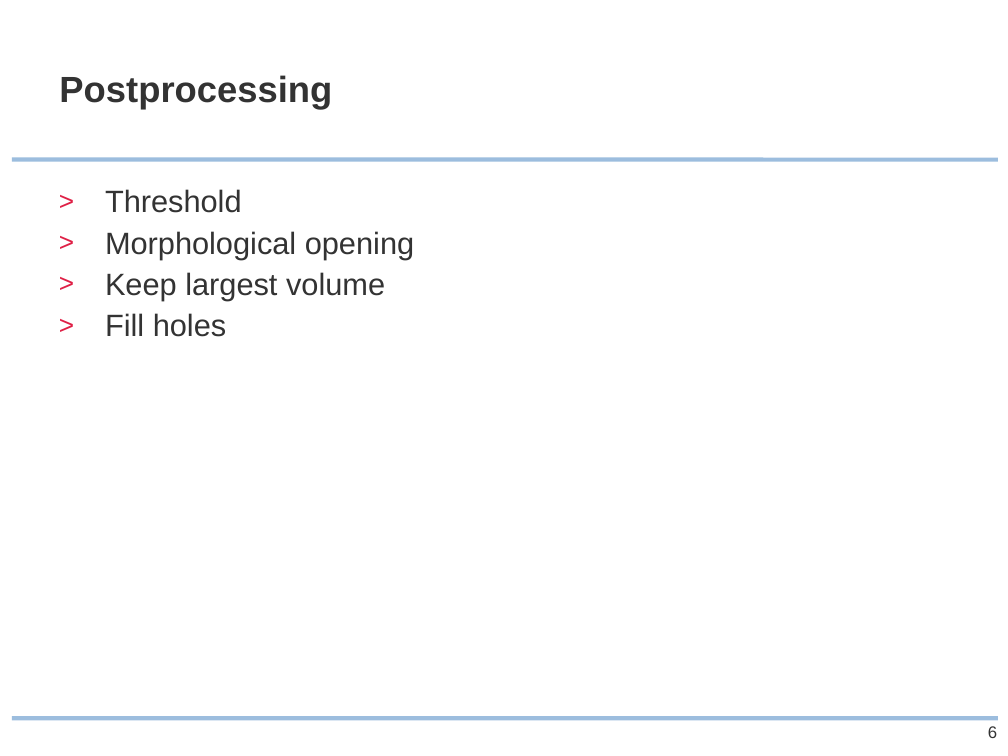
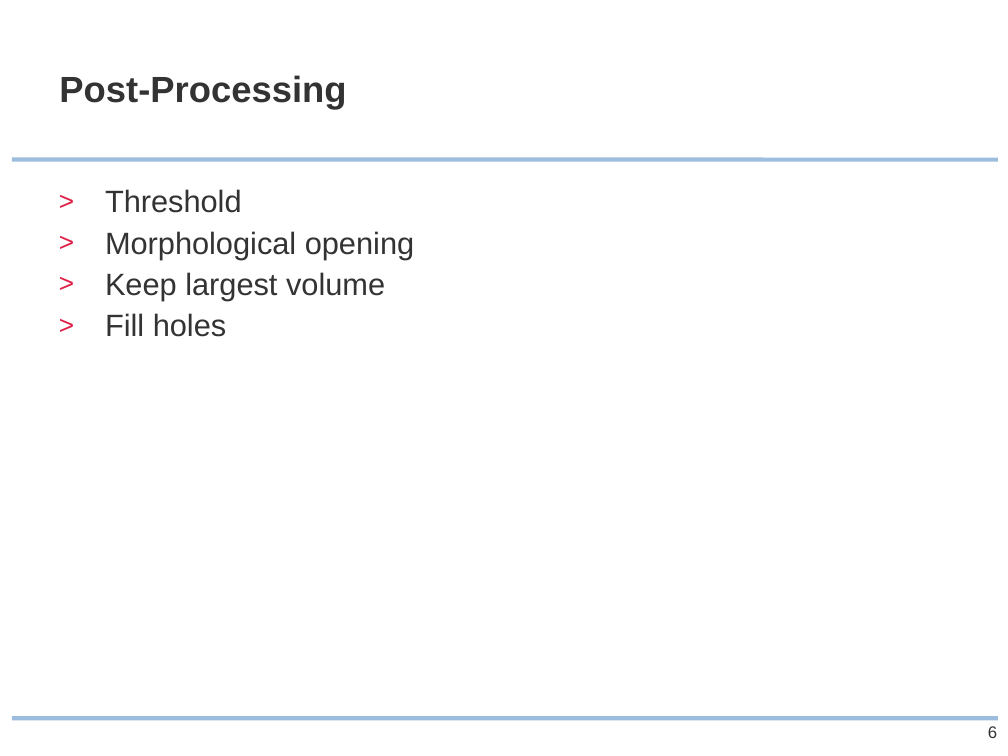
Before and after one commit to ipa/MIALab, a slide deck: slide 6 of doc/presentation/MIALab_slides.pptx. Drawn at 1008x756 pixels with LibreOffice and Linux fonts; fonts in the diff are those of the drawing; background and template pictures are left out. Boxes give left, top, right and bottom in pixels: in the first picture for what was removed or moved away, otherwise in the second. Text is boxed around its words. In the diff, an @@ line names an element or a change of style, - is before the commit and + after.

Commit message:
visualize postprocessing

```diff
--- a/doc/presentation/MIALab_slides.pptx
+++ b/doc/presentation/MIALab_slides.pptx
@@ title at bbox=[59, 75, 346, 110]: text changed @@
-Postprocessing
+Post-Processing
```
Also in this commit, not shown: 4 other slides changed, 2 slides added, 5 other files.
